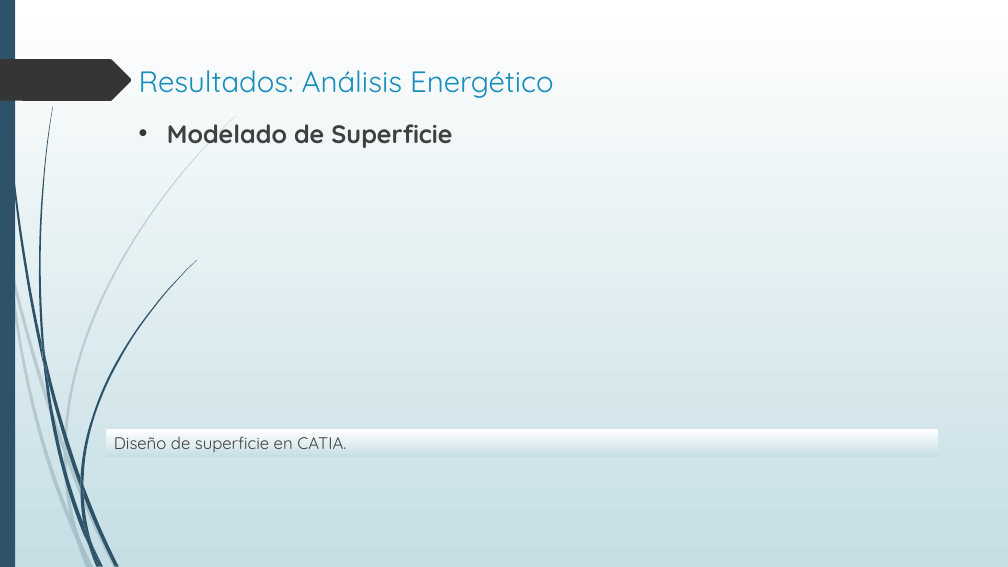
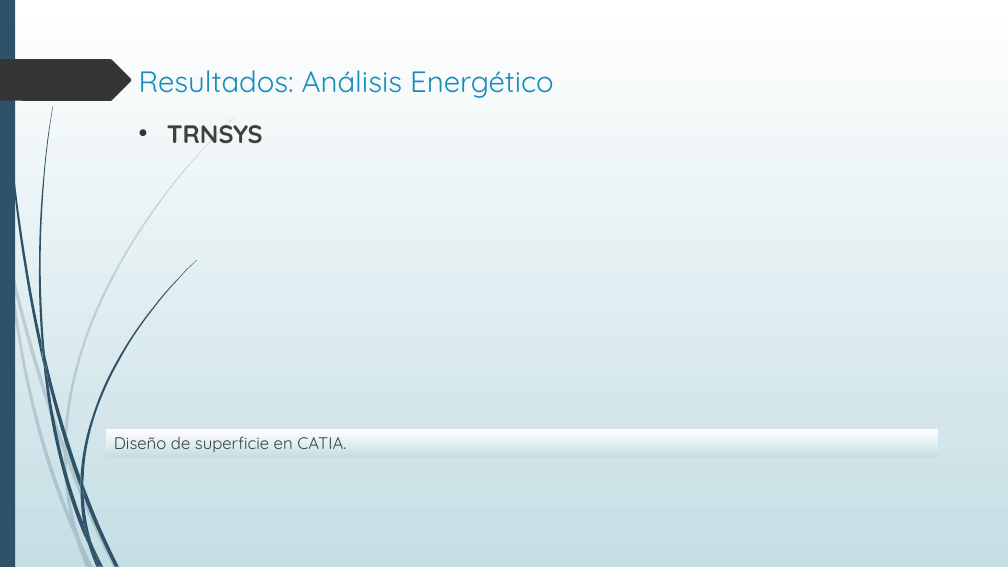
Before and after one commit to ChuyX3/WTDesigner, a slide deck: slide 27 of Protocolo de Tesis Presentación.pptx (slide 24 before the commit). Drawn at 1008x567 pixels with LibreOffice and Linux fonts; fonts in the diff are those of the drawing; background and template pictures are left out. Boxes give left, top, right and bottom in pixels: in the first picture for what was removed or moved away, otherwise in the second. Text is boxed around its words. In the diff, an @@ line names an element or a change of style, - is before the commit and + after.

```diff
--- a/Protocolo de Tesis Presentación.pptx
+++ b/Protocolo de Tesis Presentación.pptx
@@ text at box(167, 125, 263, 143): text changed @@
-• Modelado de Superficie
+• TRNSYS
```
Also in this commit, not shown: 6 other slides changed, 2 slides added.
